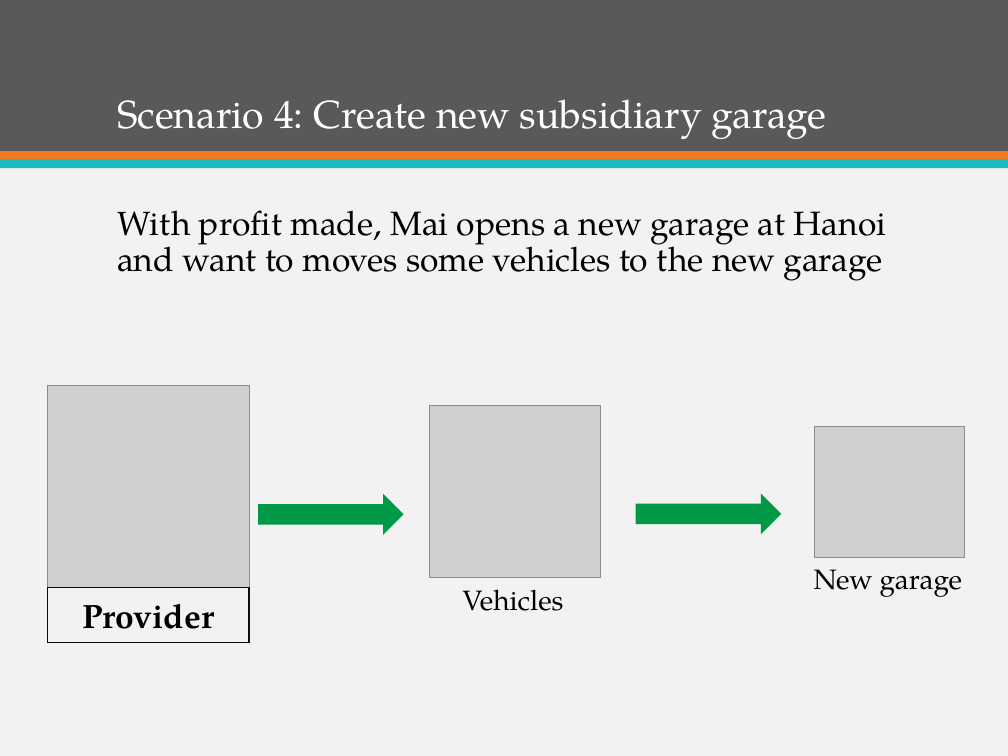
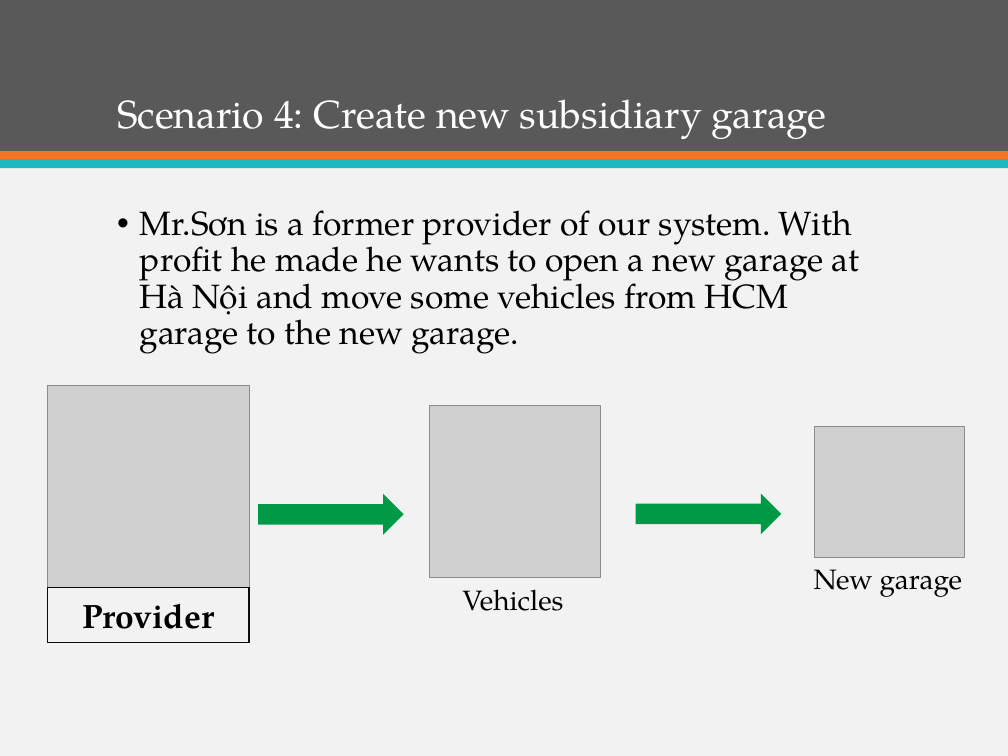
Before and after one commit to firzgard/CarRentalPortal, a slide deck: slide 38 of slide/CAR RENTAL PORTAL-Official.pptx. Drawn at 1008x756 pixels with LibreOffice and Linux fonts; fonts in the diff are those of the drawing; grey boxes stand for pictures. Boxes give left, top, right and bottom in pixels: in the first picture for what was removed or moved away, otherwise in the second. Text is boxed around its words. In the diff, an @@ line names an element or a change of style, - is before the commit and + after.

Commit message:
cx

```diff
--- a/slide/CAR RENTAL PORTAL-Official.pptx
+++ b/slide/CAR RENTAL PORTAL-Official.pptx
@@ text at (x1=140, y1=210, x2=860, y2=354): text changed @@
-With profit made, Mai opens a new garage at Hanoi and want to moves some vehicles to the new garage
+• Mr.Sơn is a former provider of our system. With profit he made he wants to open a new garage at Hà Nội and move some vehicles from HCM garage to the new garage.
```
Also in this commit, not shown: 4 slides removed.
